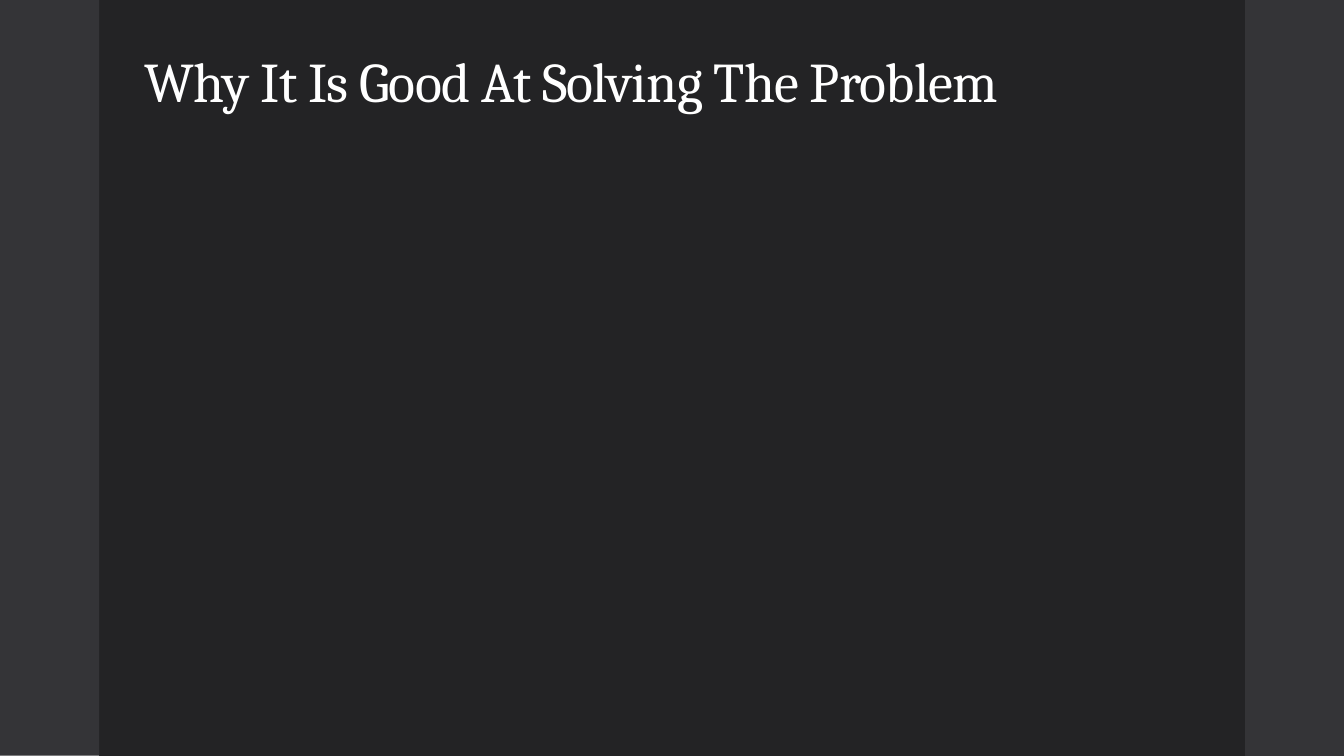
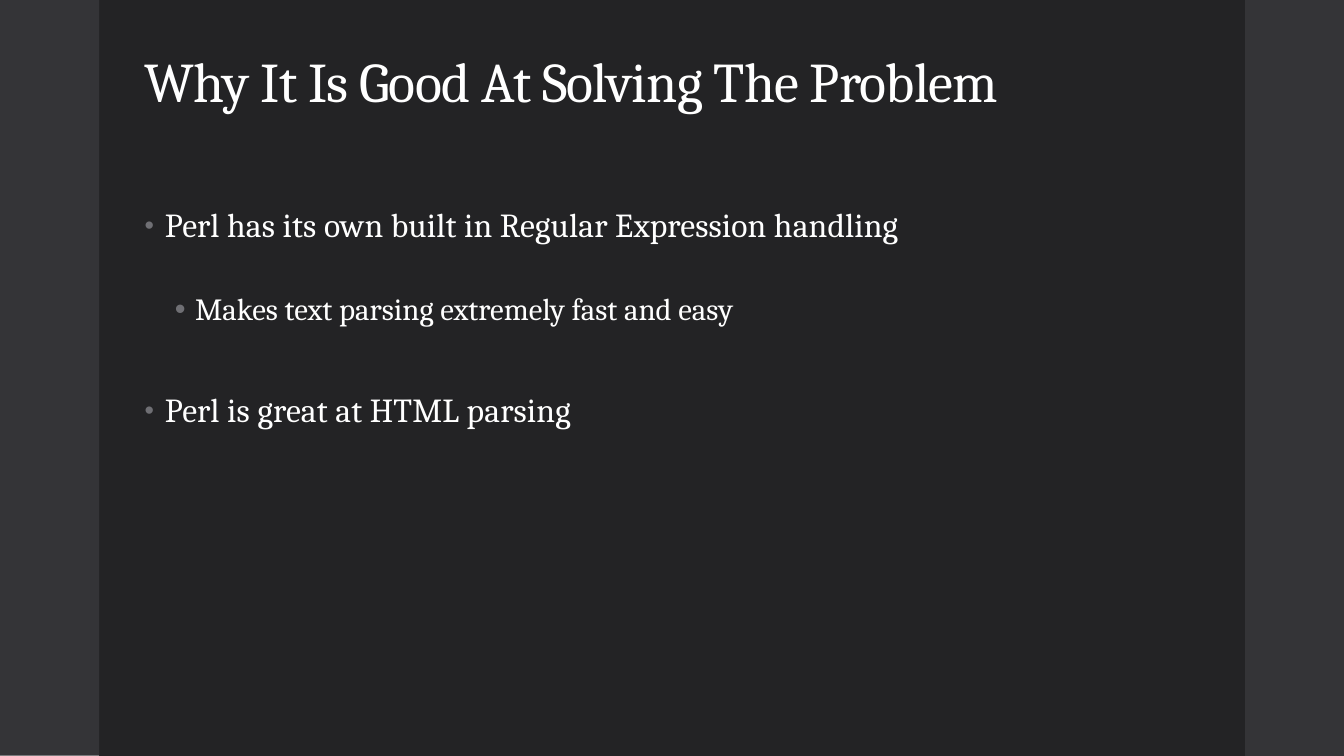
Before and after one commit to dustinc555/csc416-Project, a slide deck: slide 7 of Pitch materials/Pitch.pptx. Drawn at 1344x756 pixels with LibreOffice and Linux fonts; fonts in the diff are those of the drawing. Boxes give left, top, right and bottom in pixels: in the first picture for what was removed or moved away, otherwise in the second. Text is boxed around its words. In the diff, an @@ line names an element or a change of style, - is before the commit and + after.

Commit message:
updated presentation

```diff
--- a/Pitch materials/Pitch.pptx
+++ b/Pitch materials/Pitch.pptx
@@ text added at [165, 213, 898, 430], 24 pt, text #FFFFFF @@
+• Perl has its own built in Regular Expression handling
+  • Makes text parsing extremely fast and easy
+• Perl is great at HTML parsing
```
Also in this commit, not shown: 2 other slides changed.
